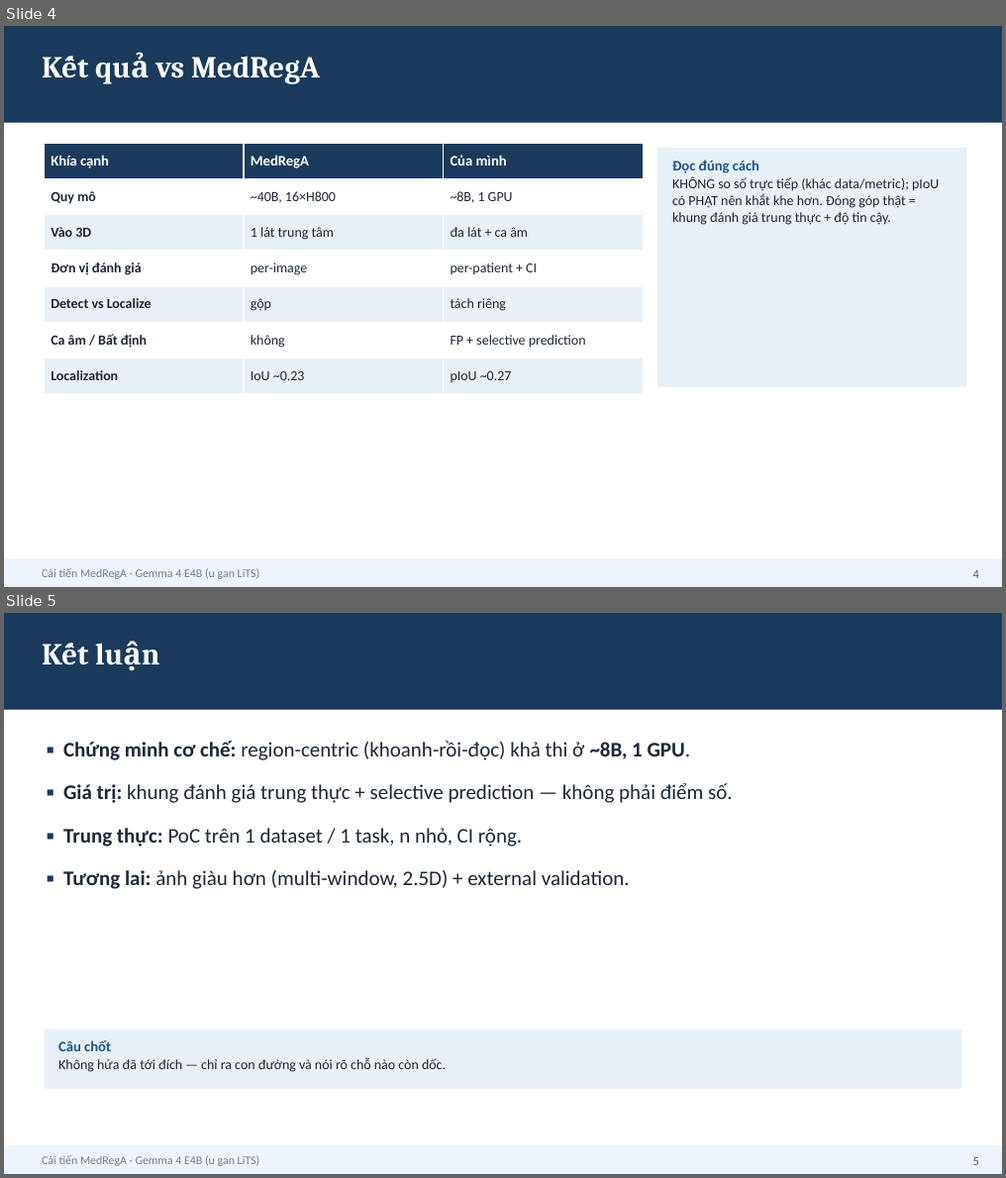
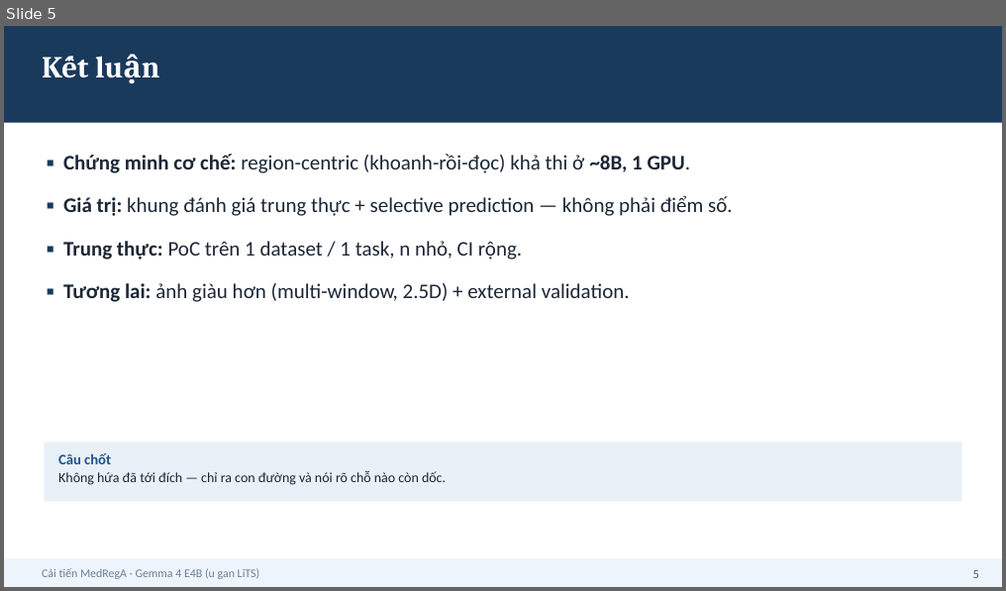
Before and after one commit to HatDuaa/medrega-liver-seminar, a slide deck: seminar/cai_tien/slides_5min_VN.pptx. Shown one above the other, each under a label of ours: slides 4 and 5 before the commit, slide 5 after it. The pictures are 1006x1178 and 1006x591 pixels, drawn with LibreOffice and Linux fonts; fonts in the diff are those of the drawing. Boxes give left, top, right and bottom in pixels: in the first picture for what was removed or moved away, otherwise in the second. Text is boxed around its words. In the diff, an @@ line names an element or a change of style, - is before the commit and + after.

```diff
--- a/seminar/cai_tien/slides_5min_VN.pptx
+++ b/seminar/cai_tien/slides_5min_VN.pptx
@@ slide 4 removed at (x1=4, y1=26, x2=1002, y2=587), background #FFFFFF @@
@@ rectangle removed at (x1=4, y1=26, x2=1002, y2=123) @@
@@ text removed at (x1=155, y1=56, x2=320, y2=84) @@
-Kết quả vs MedRegA
@@ table removed at (x1=44, y1=143, x2=643, y2=394), 7 rows, 3 columns @@
-Khía cạnh | MedRegA | Của mình
-Quy mô | ~40B, 16×H800 | ~8B, 1 GPU
-Vào 3D | 1 lát trung tâm | đa lát + ca âm
-Đơn vị đánh giá | per-image | per-patient + CI
-Detect vs Localize | gộp | tách riêng
-Ca âm / Bất định | không | FP + selective prediction
-Localization | IoU ~0.23 | pIoU ~0.27
@@ rectangle removed at (x1=657, y1=148, x2=967, y2=387) @@
@@ text removed at (x1=672, y1=160, x2=939, y2=225) @@
-Đọc đúng cách
-KHÔNG so số trực tiếp (khác data/metric); pIoU có PHẠT nên khắt khe hơn. Đóng góp thật = khung đánh giá trung thực + độ tin cậy.
@@ rectangle removed at (x1=4, y1=559, x2=1002, y2=587) @@
@@ text removed at (x1=42, y1=569, x2=260, y2=579) @@
-Cải tiến MedRegA · Gemma 4 E4B (u gan LiTS)
@@ text removed at (x1=973, y1=570, x2=979, y2=578) @@
-4
```
Also in this commit, not shown: 1 slide changed, 1 slide added, 2 other files.
